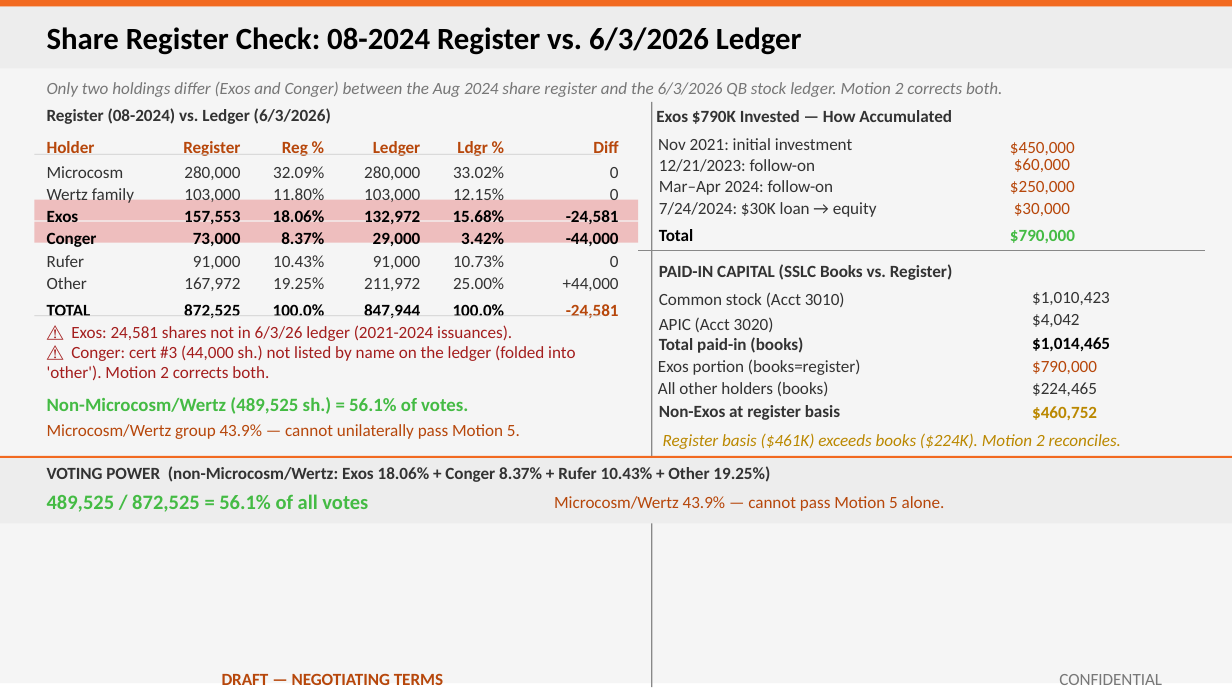
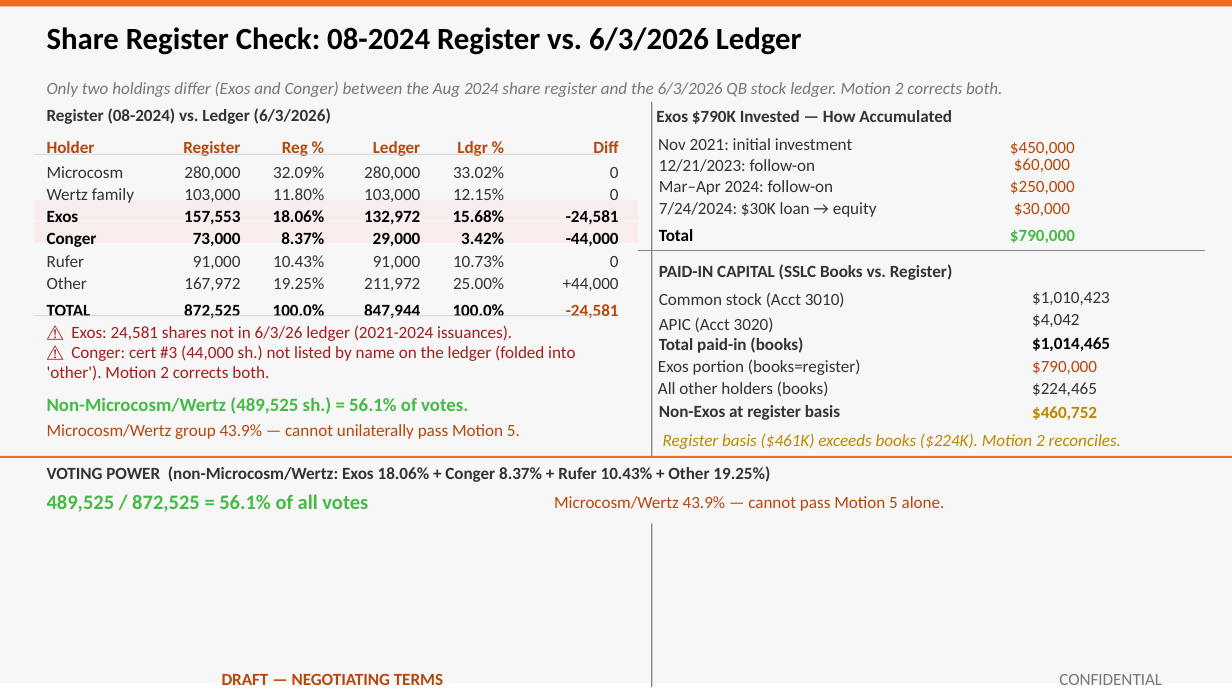
Before and after one commit to ExosAerospace/workspace, a slide deck: slide 6 of drafts/Exos_SSLC_Board_Offer_Overview_2026-10-12_r5_PRINT.pptx. Drawn at 1232x693 pixels with LibreOffice and Linux fonts; fonts in the diff are those of the drawing. Boxes give left, top, right and bottom in pixels: in the first picture for what was removed or moved away, otherwise in the second. Text is boxed around its words. In the diff, an @@ line names an element or a change of style, - is before the commit and + after.

```diff
--- a/drafts/Exos_SSLC_Board_Offer_Overview_2026-10-12_r5_PRINT.pptx
+++ b/drafts/Exos_SSLC_Board_Offer_Overview_2026-10-12_r5_PRINT.pptx
@@ rectangle at <box>0,0,1232,683</box>: fill #F5F5F5 to #F7F7F7 @@
@@ rectangle at <box>34,200,638,221</box>: fill #EEBEBE to #F9ECEC @@
@@ rectangle at <box>34,222,638,243</box>: fill #EEBEBE to #F9ECEC @@
```
Also in this commit, not shown: 16 other slides changed, 2 other files.
